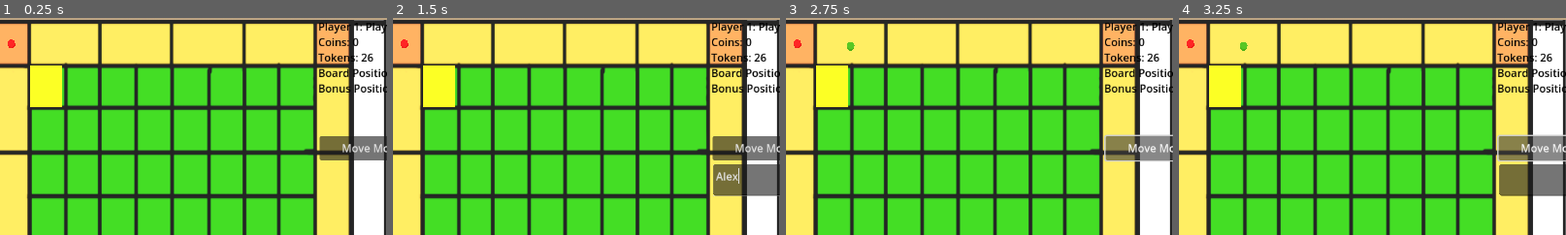
Above: before the commit, frames 1-4 (left to right).
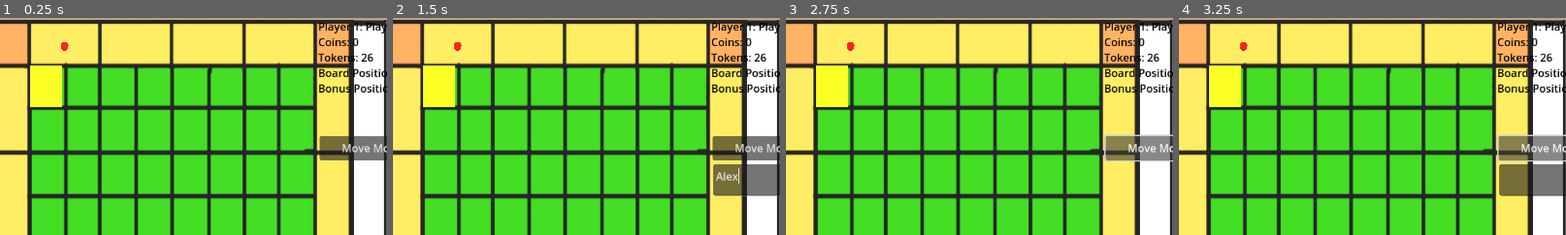
Above: after the commit, the same moments.

Repository: internot169/CasaGrande
Game: Godot game, scene res://main.tscn
Same seed, same stepped clock (60 frames per second), same inputs: the game is played once before the commit and once after it.
Inputs (mouse positions are % of the whole screen's width and height, from its top left):
- Up to frame 1 (0.25 s): no input
- Up to frame 2 (1.5 s): click "Move More" at 0.5 s; click (93, 37) at 1.27 s; type "Alex" at 1.35 s
- Up to frame 3 (2.75 s): click "Move More" at 2 s
- Up to frame 4 (3.25 s): click "Move More" at 2.75 s
The pictures show only the part of the screen within x 45-95%, y 0-50%; the shares and areas given below are measured in that part.

The runs differ from the first frame. In frame 1, 0.1% of the frame differs, in the area x 2-18%, y 9-16%; in frame 2, 0.1%; in frame 3, 0.1%; in frame 4, 0.1%.

Commit message:
Add Absolute value checking to input system
Remove corners

Diff:
--- a/CasaGrande/game_manager.gd
+++ b/CasaGrande/game_manager.gd
@@ -23,6 +23,10 @@
 		game_ending = true
 		switch_turn()
 		game_ending_index = 1
+
+	if (curr_player.check_corner()):
+		# TODO implement better corner checks
+		get_node("UI/Button").visible = true
 
 func switch_turn():
 	get_node("UI/Button").visible = false
@@ -86,7 +90,7 @@
 func lay_block(x, y, z):
 	if(can_lay_block):
 		can_lay_block = !get_node("../Board").lay_block(x, y, z)
-		get_node("UI/Button").visible = true
+		get_node("UI/Button").visible = !can_lay_block
 
 # Returns an array with [x_left_bound, x_right_bound, y_left_bound, y_right_bound]
 # -1 if no bound
--- a/CasaGrande/input_getter.gd
+++ b/CasaGrande/input_getter.gd
@@ -32,6 +32,8 @@
 	return false
 
 func _process(_delta):
+	get_node("Highlighterinput").visible = get_node("../GameManager").can_lay_block
+
 	if(!get_node("../GameManager").can_lay_block):
 		return
 
@@ -47,10 +49,10 @@
 	var check_y = (y_left_bound != -1 && y_right_bound != -1)
 
 	if check_x:
-		x = ((x - x_left_bound) % (x_right_bound - x_left_bound)) + x_left_bound
+		x = (abs(x - x_left_bound) % (x_right_bound - x_left_bound)) + x_left_bound
 		y %= 8
 	elif check_y:
-		y = ((y - y_left_bound) % (y_right_bound - y_left_bound)) + y_left_bound
+		y = (abs(y - y_left_bound) % (y_right_bound - y_left_bound)) + y_left_bound
 		x %= 8
 	else:
 		x %= 8
--- a/CasaGrande/token.gd
+++ b/CasaGrande/token.gd
@@ -18,7 +18,7 @@
 	mat.set_albedo(new_color)
 	$MeshInstance3D.set_surface_override_material(0, mat)
 
-	position = get_node("../Board").get_pos(0)
+	position = get_node("../Board").get_pos(board_position)
 
 func check_corner():
 	if(board_position == 0 || board_position == 5 || board_position == 10 || board_position == 15):
